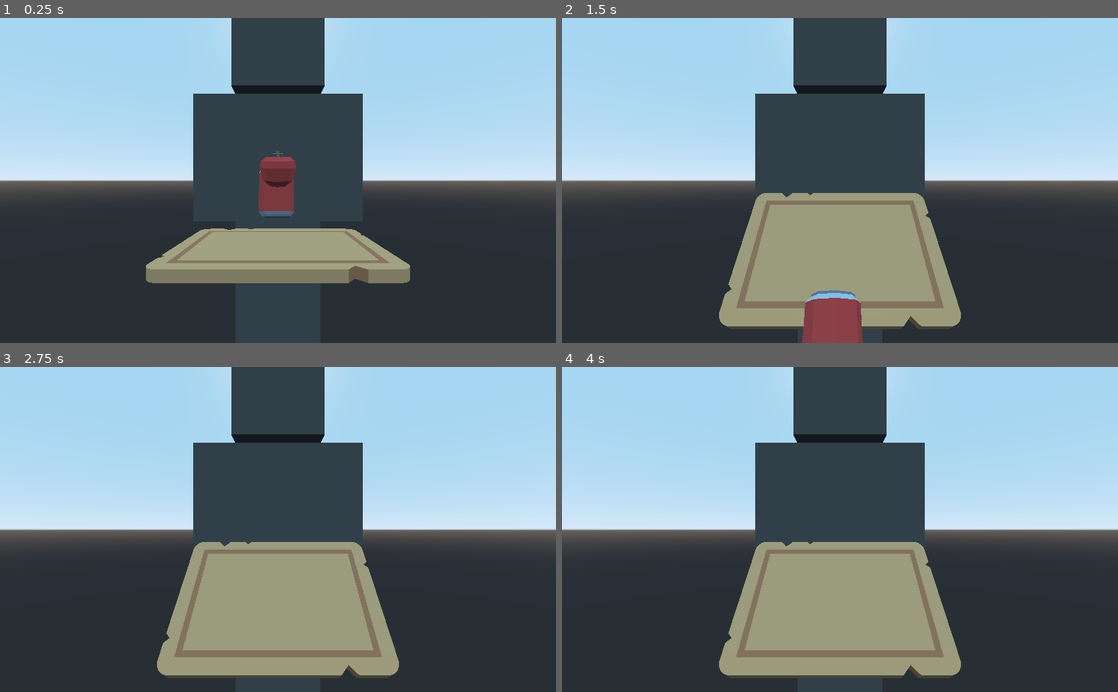
Above: before the commit, frames 1-4 (two rows, left to right).
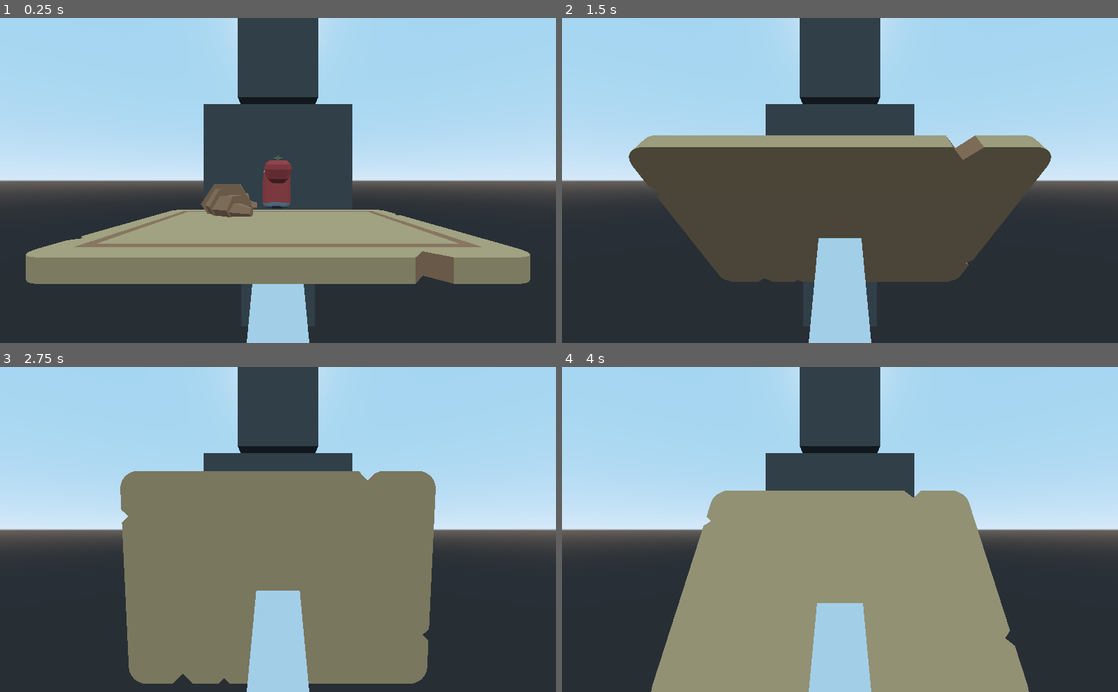
Above: after the commit, the same moments.

Repository: GameJams-butnamealreadytaken/LD49-Poutinegrade
Game: Godot game, scene res://assets/prefabs/tray/tray.tscn
Same seed, same stepped clock (60 frames per second), same inputs: the game is played once before the commit and once after it. This scene is started directly instead of the project's main scene.
Inputs:
- Up to frame 1 (0.25 s): no input
- Up to frame 2 (1.5 s): hold D (move_right) 0.53-1.28 s; hold Up (tray_front) 0.53-1.28 s; hold S (move_backward) from 1.28 s (still down); tap Up (tray_front) at 1.35 s
- Up to frame 3 (2.75 s): release S (move_backward) at 2.03 s; hold D (move_right) from 2.03 s (still down); hold Up (tray_front) from 2.03 s (still down)
- Up to frame 4 (4 s): release D (move_right) at 2.78 s; release Up (tray_front) at 2.78 s; hold Z (move_forward) 2.78-3.53 s; tap Up (tray_front) at 2.85 s; tap Enter at 3.5 s; hold Q (move_left) from 3.53 s (still down); hold Up (tray_front) from 3.53 s (still down)

The runs differ from the first frame. In frame 1, 18% of the frame differs, in the area x 4-96%, y 0-100%; in frame 2, 34%; in frame 3, 36%, in the area x 21-79%, y 0-100%; in frame 4, 26%.

Commit message:
Updated tray rotation

Diff:
--- a/project/assets/characters/player/player_controller.gd
+++ b/project/assets/characters/player/player_controller.gd
@@ -11,35 +11,35 @@
 
 
 func _ready() -> void:
-	pass
+    pass
 
 
 func _physics_process(delta: float) -> void:
-	process_input(delta)
-	process_movement(delta)
+    process_input(delta)
+    process_movement(delta)
 
 
 func process_input(delta: float) -> void:
-	# Reset direcion
-	current_direction = Vector3()
+    # Reset direcion
+    current_direction = Vector3()
 
-	var camera_transform := camera.get_global_transform()
+    var camera_transform := camera.get_global_transform()
 
-	if Input.is_action_pressed("move_forward"):
-		current_direction -= camera_transform.basis.z
-	if Input.is_action_pressed("move_backward"):
-		current_direction += camera_transform.basis.z
-	if Input.is_action_pressed("move_left"):
-		current_direction -= camera_transform.basis.x
-	if Input.is_action_pressed("move_right"):
-		current_direction += camera_transform.basis.x
+    if Input.is_action_pressed("move_forward"):
+        current_direction -= camera_transform.basis.z
+    if Input.is_action_pressed("move_backward"):
+        current_direction += camera_transform.basis.z
+    if Input.is_action_pressed("move_left"):
+        current_direction -= camera_transform.basis.x
+    if Input.is_action_pressed("move_right"):
+        current_direction += camera_transform.basis.x
 
-	if Input.is_action_just_pressed("ui_cancel"):
-		if Input.get_mouse_mode() == Input.MOUSE_MODE_VISIBLE:
-			Input.set_mouse_mode(Input.MOUSE_MODE_CAPTURED)
-		else:
-			Input.set_mouse_mode(Input.MOUSE_MODE_VISIBLE)
+    if Input.is_action_just_pressed("ui_cancel"):
+        if Input.get_mouse_mode() == Input.MOUSE_MODE_VISIBLE:
+            Input.set_mouse_mode(Input.MOUSE_MODE_CAPTURED)
+        else:
+            Input.set_mouse_mode(Input.MOUSE_MODE_VISIBLE)
 
 
 func process_movement(delta: float) -> void:
-	move_and_slide(current_direction * speed, Vector3.UP)
+    move_and_slide(current_direction * speed, Vector3.UP)
--- a/project/assets/levels/main_menu/main_menu.gd
+++ b/project/assets/levels/main_menu/main_menu.gd
@@ -2,8 +2,8 @@
 
 
 func _ready() -> void:
-	pass
+    pass
 
 
 func _on_QuitButton_pressed() -> void:
-	get_tree().quit()
+    get_tree().quit()
--- /dev/null
+++ b/project/assets/prefabs/objects/food/croissant.tscn
@@ -0,0 +1,16 @@
+[gd_scene load_steps=3 format=2]
+
+[ext_resource path="res://assets/models/foodkit/croissant.fbx" type="PackedScene" id=1]
+
+[sub_resource type="BoxShape" id=1]
+
+[node name="Croissant" type="Spatial"]
+
+[node name="RigidBody" type="RigidBody" parent="."]
+
+[node name="croissant" parent="RigidBody" instance=ExtResource( 1 )]
+transform = Transform( 1, 0, 0, 0, 1, 0, 0, 0, 1, 0, -0.0966486, 0 )
+
+[node name="CollisionShape" type="CollisionShape" parent="RigidBody"]
+transform = Transform( 0.166, 0, 0, 0, 0.101, 0, 0, 0, 0.234, 0, 0, 0 )
+shape = SubResource( 1 )
--- a/project/assets/prefabs/tray/tray.tscn
+++ b/project/assets/prefabs/tray/tray.tscn
@@ -1,25 +1,29 @@
-[gd_scene load_steps=7 format=2]
+[gd_scene load_steps=9 format=2]
 
 [ext_resource path="res://assets/prefabs/tray/trayController.gd" type="Script" id=1]
 [ext_resource path="res://assets/prefabs/objects/food/apple.tscn" type="PackedScene" id=2]
 [ext_resource path="res://assets/models/foodkit/cuttingBoard.fbx" type="PackedScene" id=3]
 [ext_resource path="res://assets/prefabs/objects/food/sodaCan.tscn" type="PackedScene" id=4]
 [ext_resource path="res://assets/prefabs/characters/character.tscn" type="PackedScene" id=5]
+[ext_resource path="res://assets/prefabs/objects/food/croissant.tscn" type="PackedScene" id=6]
 
 [sub_resource type="BoxShape" id=1]
+
+[sub_resource type="BoxShape" id=2]
 
 [node name="Spatial" type="Spatial"]
 
 [node name="Camera" type="Camera" parent="."]
-transform = Transform( 1, 0, 0, 0, 1, 0, 0, 0, 1, 0, 0.368039, 1.26849 )
+transform = Transform( 1, 0, 0, 0, 1, 0, 0, 0, 1, 0, 0.354154, 1.66637 )
 
-[node name="KinematicBody" type="KinematicBody" parent="."]
+[node name="KineBody_tray" type="KinematicBody" parent="."]
+transform = Transform( 2, 0, 0, 0, 2, 0, 0, 0, 2, 0, 0, 0 )
 script = ExtResource( 1 )
 
-[node name="cuttingBoard" parent="KinematicBody" instance=ExtResource( 3 )]
+[node name="cuttingBoard" parent="KineBody_tray" instance=ExtResource( 3 )]
 transform = Transform( -5.68248e-08, 0, 1.3, 0, 1.3, 0, -1.3, 0, -5.68248e-08, 0, -0.0260066, 0 )
 
-[node name="CollisionShape" type="CollisionShape" parent="KinematicBody"]
+[node name="CollisionShape" type="CollisionShape" parent="KineBody_tray"]
 transform = Transform( 0.535, 0, 0, 0, 0.026, 0, 0, 0, 0.377, 0, 0, 0 )
 shape = SubResource( 1 )
 
@@ -31,3 +35,18 @@
 
 [node name="sceneCharacter" parent="." instance=ExtResource( 5 )]
 transform = Transform( 1, 0, 0, 0, 1, 0, 0, 0, 1, 0, -1.61482, -1.70964 )
+
+[node name="KineBody_arm" type="KinematicBody" parent="."]
+transform = Transform( 1, 0, 0, 0, 0.807074, -0.590451, 0, 0.590451, 0.807074, 0, -0.429361, 0.443 )
+
+[node name="Arm" type="CSGBox" parent="KineBody_arm"]
+width = 0.303
+height = 0.111
+depth = 1.199
+
+[node name="CollisionShape" type="CollisionShape" parent="KineBody_arm"]
+transform = Transform( 0.15, 0, 0, 0, 0.055, 0, 0, 0, 0.6, 0, 0, 0 )
+shape = SubResource( 2 )
+
+[node name="Croissant" parent="." instance=ExtResource( 6 )]
+transform = Transform( 1, 0, 0, 0, 1, 0, 0, 0, 1, -0.328215, 0.478973, 0.0721218 )
--- a/project/assets/prefabs/tray/trayController.gd
+++ b/project/assets/prefabs/tray/trayController.gd
@@ -1,33 +1,31 @@
 extends Spatial
 
 export(float) var rotation_speed = 1.0
-export(float) var max_rotation_angle = 45.0
+
 var rot_angle_z = 0.0
 var rot_angle_x = 0.0
 
 # Called when the node enters the scene tree for the first time.
 func _ready():
-	pass # Replace with function body.
+    pass # Replace with function body.
 
 
 # Called every frame. 'delta' is the elapsed time since the previous frame.
 func _process(delta):
-	rot_angle_z = 0.0
-	rot_angle_x = 0.0
+    rot_angle_x = 0.0
+    rot_angle_z = 0.0
 
-	var current_angle_z = rad2deg(get_transform().basis.get_euler().z)
-	var current_angle_x = rad2deg(get_transform().basis.get_euler().x)
+    if Input.is_action_pressed("tray_front"):
+        rot_angle_x = -rotation_speed * delta
+    elif Input.is_action_pressed("tray_back"):
+        rot_angle_x = rotation_speed * delta
 
-	if Input.is_action_pressed("tray_left") and current_angle_z < max_rotation_angle:
-		rot_angle_z = rotation_speed * delta
-	elif Input.is_action_pressed("tray_right") and current_angle_z > -max_rotation_angle:
-		rot_angle_z = -rotation_speed * delta
+    if Input.is_action_pressed("tray_left"):
+        rot_angle_z = rotation_speed * delta
+    elif Input.is_action_pressed("tray_right"):
+        rot_angle_z = -rotation_speed * delta
 
-	if Input.is_action_pressed("tray_front") and current_angle_x < max_rotation_angle:
-		rot_angle_x = rotation_speed * delta
-	elif Input.is_action_pressed("tray_back") and current_angle_x > -max_rotation_angle:
-		rot_angle_x = -rotation_speed * delta
 
 func _physics_process(_delta):
-	rotate_z(rot_angle_z)
-	rotate_x(rot_angle_x)
+    rotate_x(rot_angle_x)
+    rotate_z(rot_angle_z)
